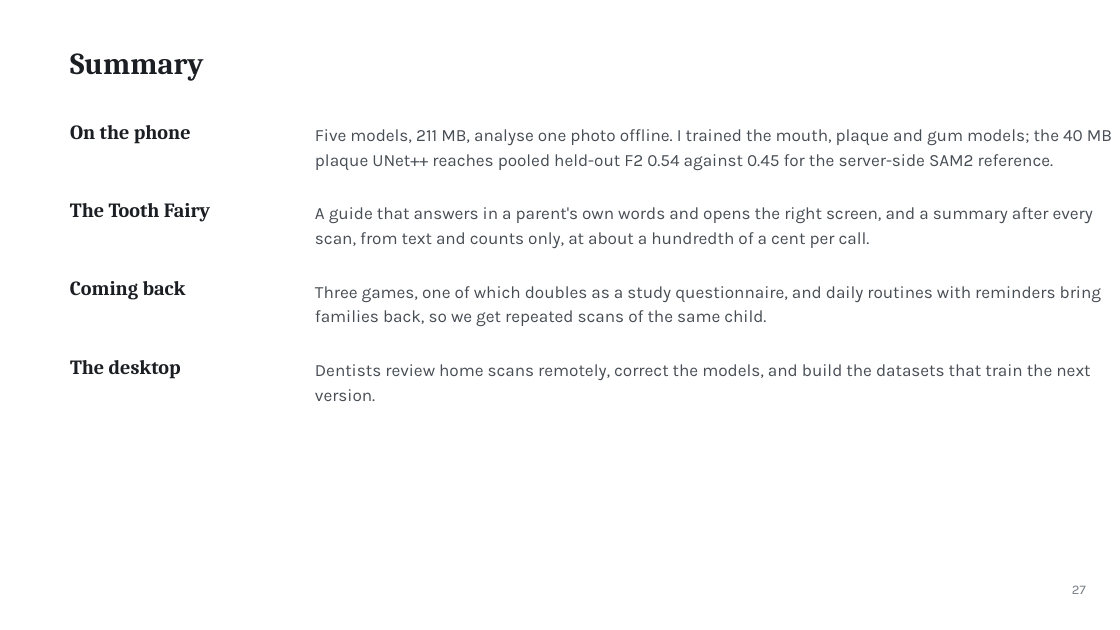
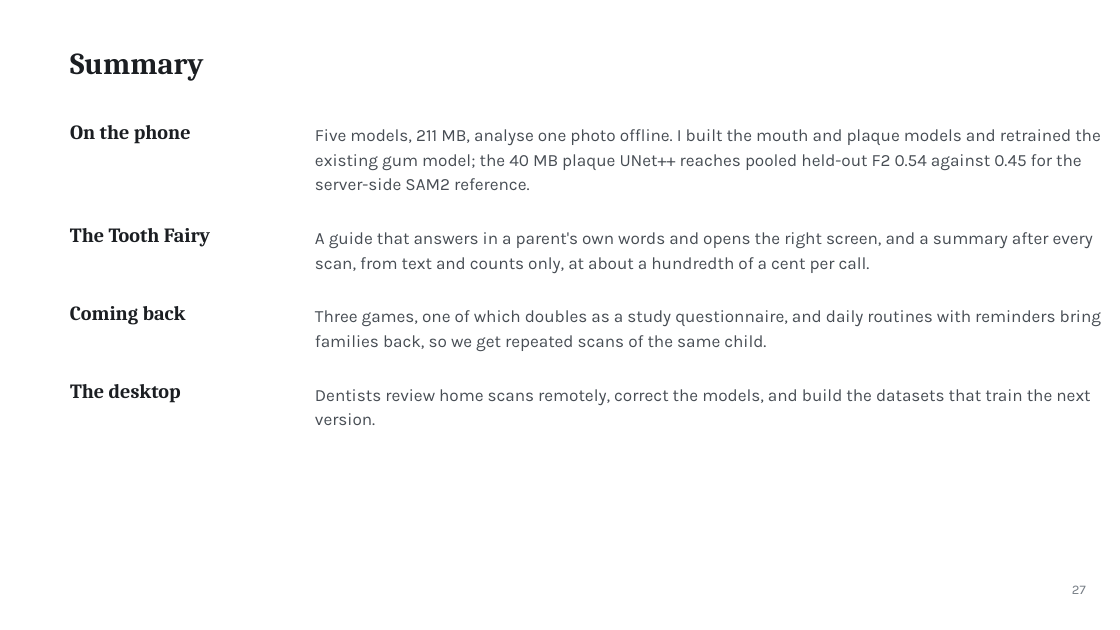
Before and after one commit to ertugrul-senturk/interactive-slides, a slide deck: slide 48 of public/decks/2026-11-smart-teeth.pptx. Drawn at 1120x630 pixels with LibreOffice and Linux fonts; fonts in the diff are those of the drawing; background and template pictures are left out. Boxes give left, top, right and bottom in pixels: in the first picture for what was removed or moved away, otherwise in the second. Text is boxed around its words. In the diff, an @@ line names an element or a change of style, - is before the commit and + after.

```diff
--- a/public/decks/2026-11-smart-teeth.pptx
+++ b/public/decks/2026-11-smart-teeth.pptx
@@ text at box(315, 129, 1082, 190): text changed @@
-Five models, 211 MB, analyse one photo offline. I trained the mouth, plaque and gum models; the 40 MB
-plaque UNet++ reaches pooled held-out F2 0.54 against 0.45 for the server-side SAM2 reference.
+Five models, 211 MB, analyse one photo offline. I built the mouth and plaque models and retrained the
+existing gum model; the 40 MB plaque UNet++ reaches pooled held-out F2 0.54 against 0.45 for the
+server-side SAM2 reference.
@@ 6 texts: place and size @@
-6 texts at box(70, 203, 1055, 401)
+6 texts at box(70, 228, 1055, 425)
```
Also in this commit, not shown: 8 other slides changed, 6 other files.
